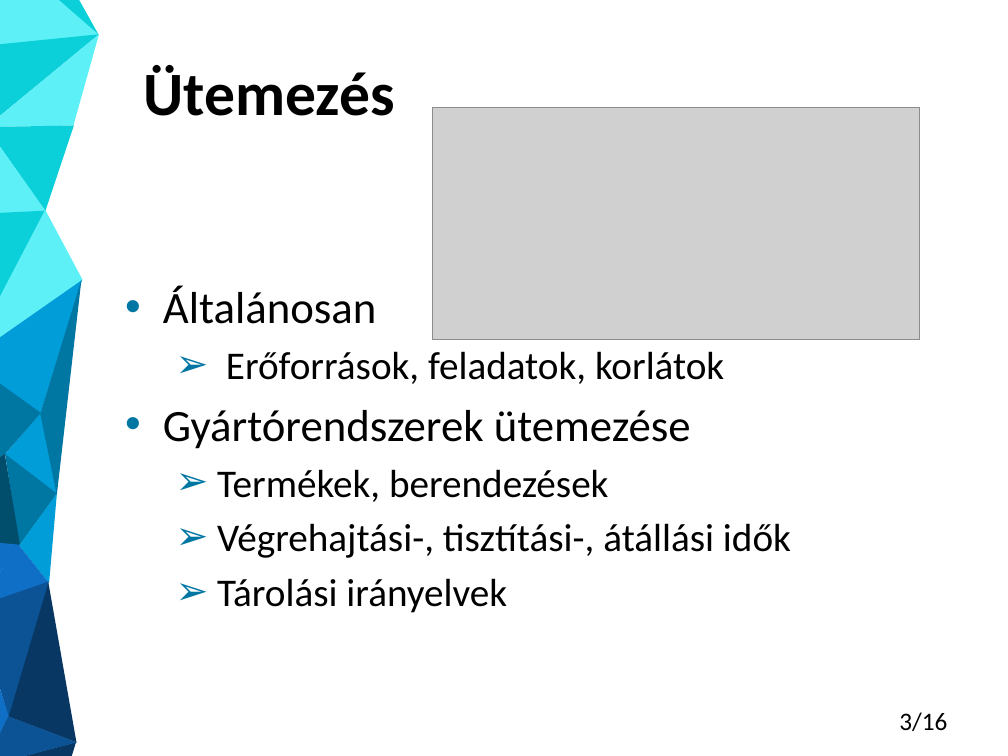
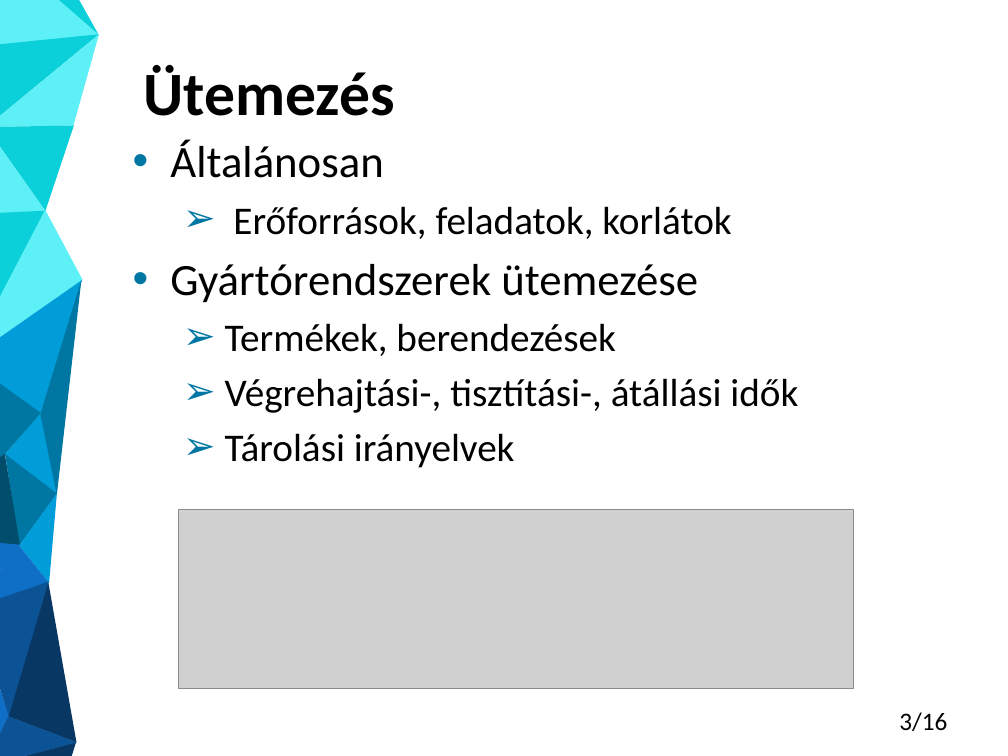
Before and after one commit to Gergo1912/Szakdolgozat, a slide deck: slide 3 of Molnar_Gergo_TDK_eloadas.pptx. Drawn at 1008x756 pixels with LibreOffice and Linux fonts; fonts in the diff are those of the drawing; grey boxes stand for pictures. Boxes give left, top, right and bottom in pixels: in the first picture for what was removed or moved away, otherwise in the second. Text is boxed around its words. In the diff, an @@ line names an element or a change of style, - is before the commit and + after.

```diff
--- a/Molnar_Gergo_TDK_eloadas.pptx
+++ b/Molnar_Gergo_TDK_eloadas.pptx
@@ picture removed at (432, 107, 919, 339) @@
@@ text "Általánosan": place and size @@
-text "Általánosan" at (163, 286, 791, 613)
+text "Általánosan" at (170, 140, 798, 468)
@@ picture added at (178, 510, 854, 688) @@
```
Also in this commit, not shown: 3 other slides changed, 1 other file.
